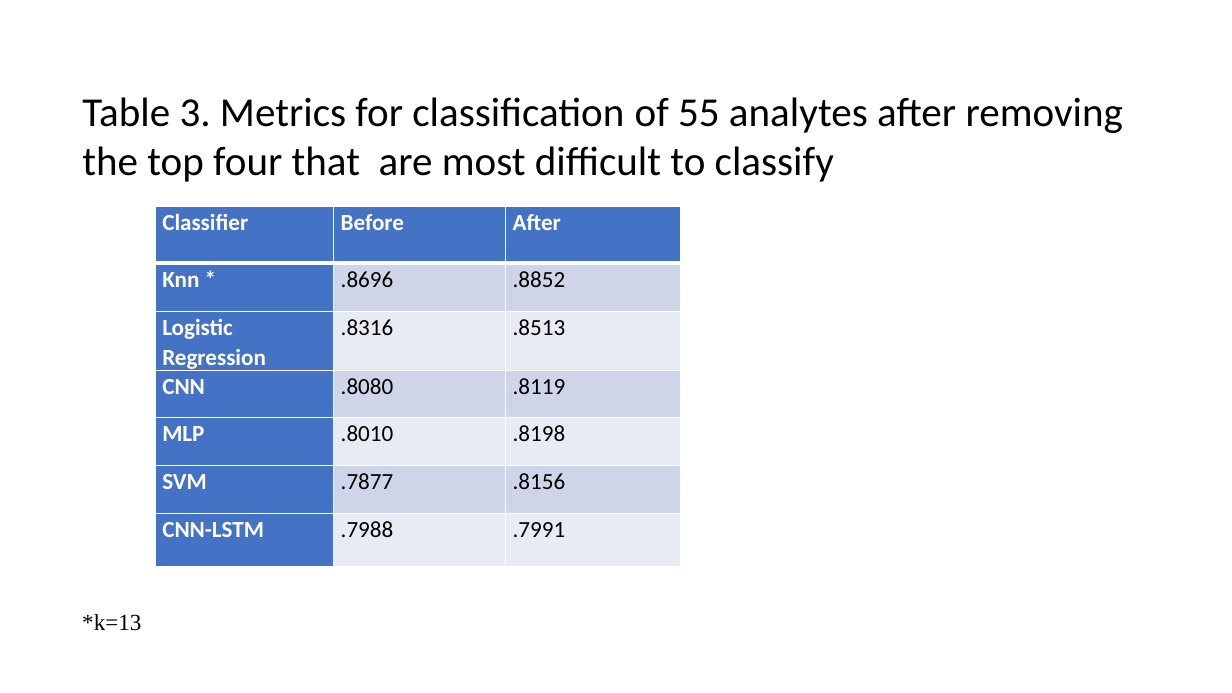
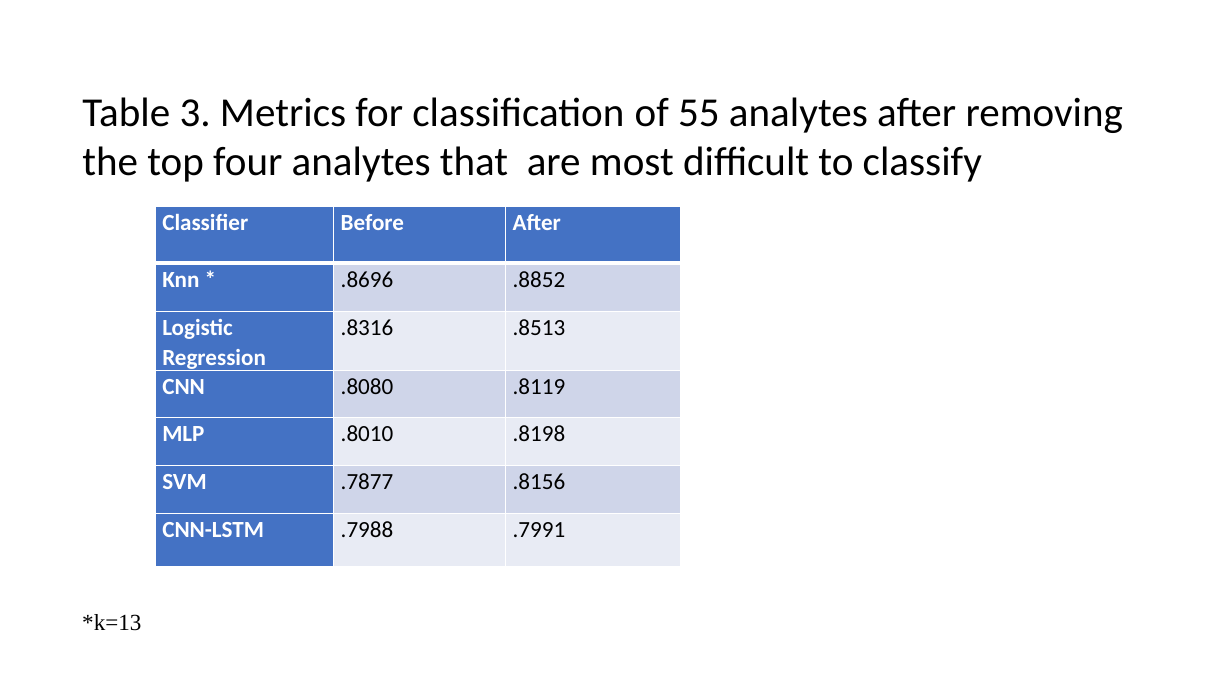
Before and after one commit to eacunafer/analytes, a slide deck: slide 18 of NRL40551.pptx. Drawn at 1232x693 pixels with LibreOffice and Linux fonts; fonts in the diff are those of the drawing. Boxes give left, top, right and bottom in pixels: in the first picture for what was removed or moved away, otherwise in the second. Text is boxed around its words. In the diff, an @@ line names an element or a change of style, - is before the commit and + after.

```diff
--- a/NRL40551.pptx
+++ b/NRL40551.pptx
@@ text at (82, 97, 1123, 182): text changed @@
-Table 3. Metrics for classification of 55 analytes after removing the top four that are most difficult to classify
+Table 3. Metrics for classification of 55 analytes after removing the top four analytes that are most difficult to classify
```
Also in this commit, not shown: 8 other slides changed.
